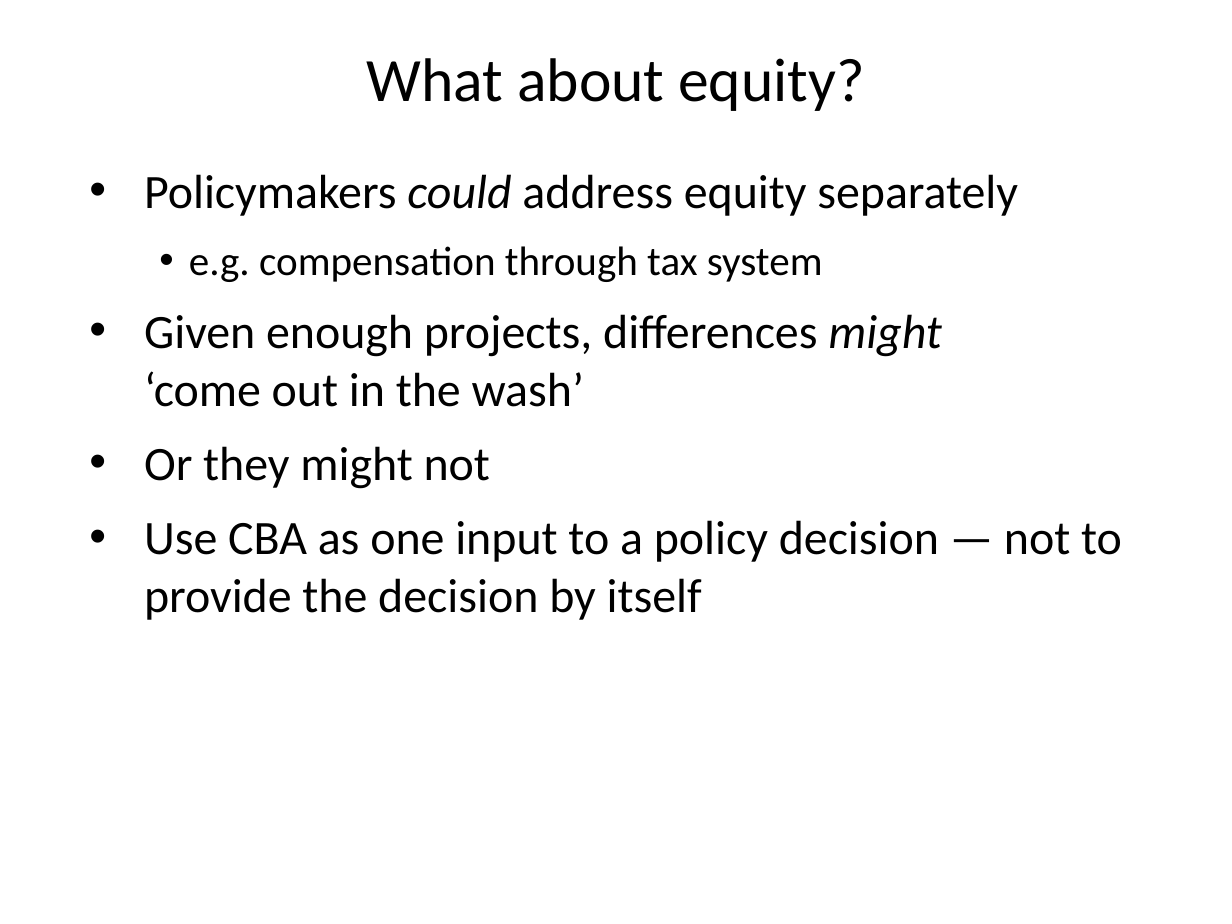
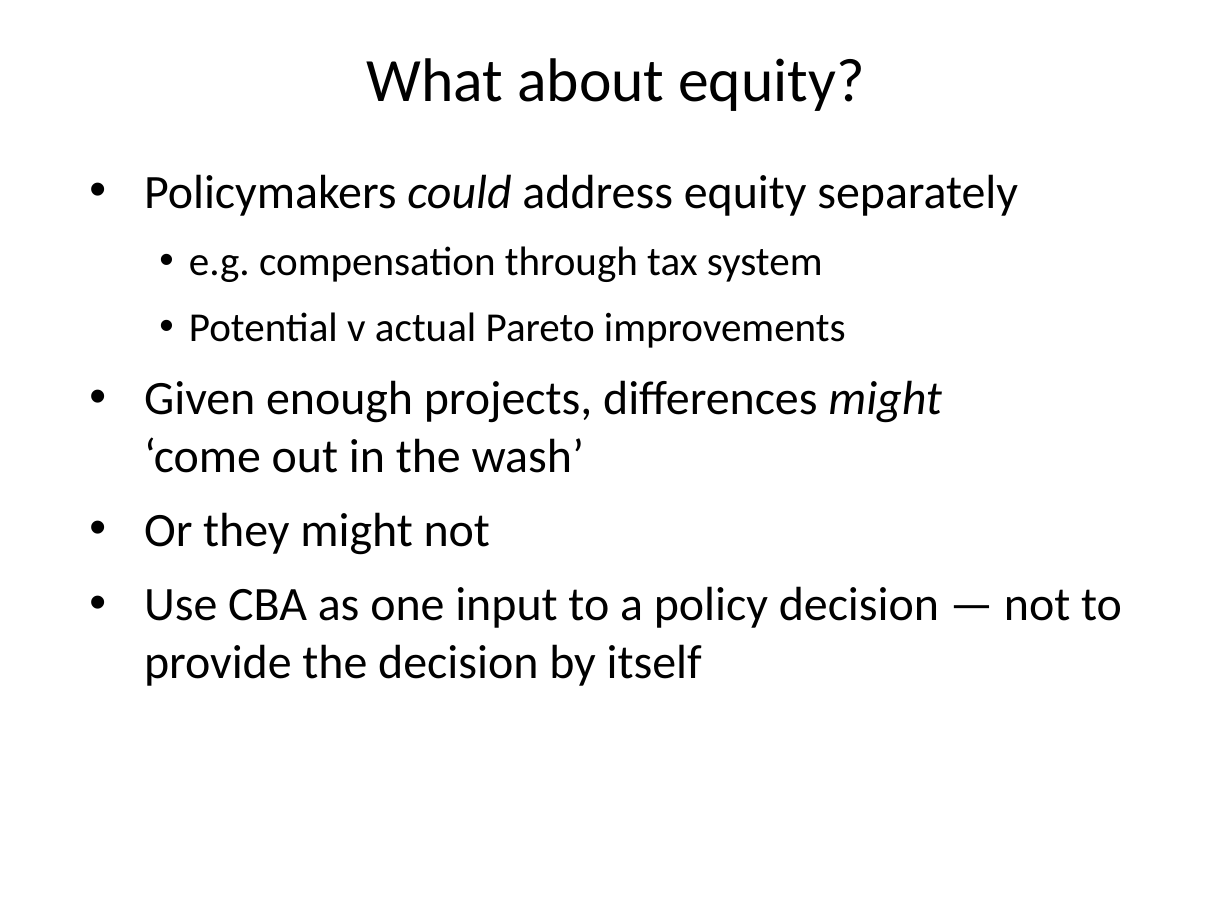
Before and after one commit to rtol/Environmental-Economics, a slide deck: slide 25 of EE3 Targets.pptx. Drawn at 1232x924 pixels with LibreOffice and Linux fonts; fonts in the diff are those of the drawing. Boxes give left, top, right and bottom in pixels: in the first picture for what was removed or moved away, otherwise in the second. Text is boxed around its words. In the diff, an @@ line names an element or a change of style, - is before the commit and + after.

```diff
--- a/EE3 Targets.pptx
+++ b/EE3 Targets.pptx
@@ text at box(189, 312, 846, 348): paragraph added @@
+  • Potential v actual Pareto improvements
```
Also in this commit, not shown: 7 other slides changed, 6 other files.
